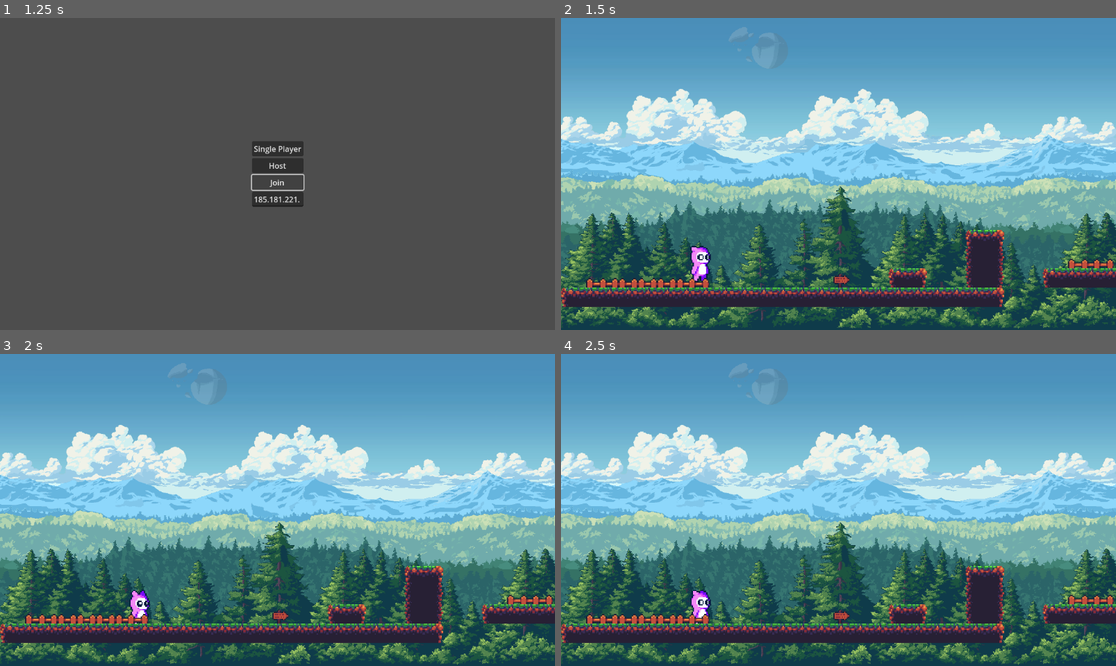
Above: before the commit, frames 1-4 (two rows, left to right).
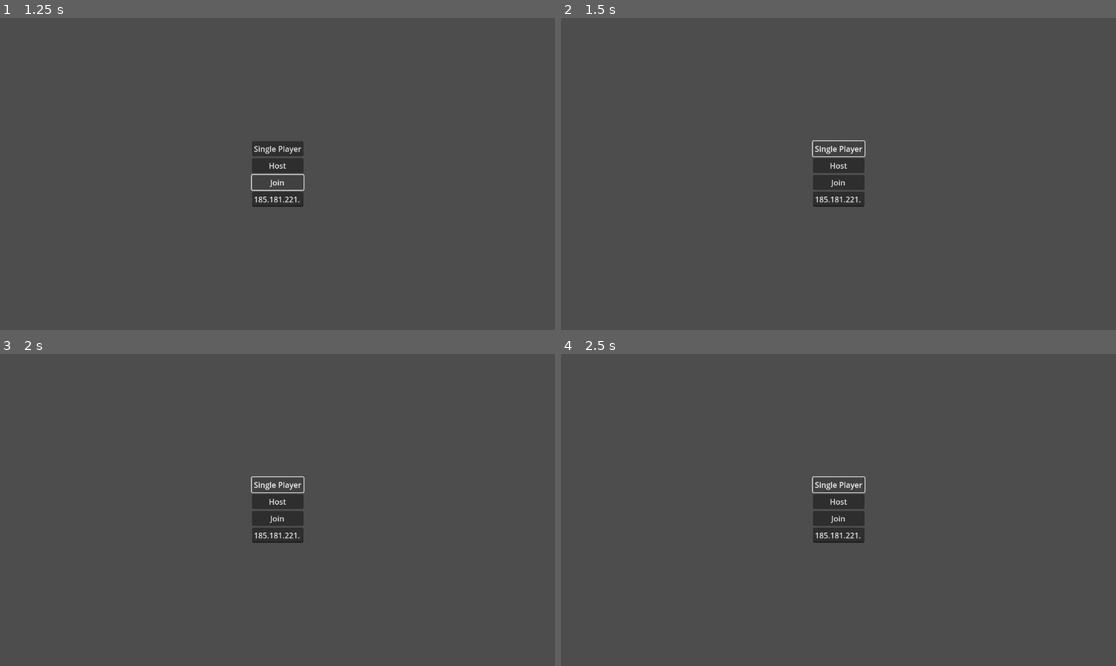
Above: after the commit, the same moments.

Repository: oberthan/Platformer
Game: Godot game, scene res://Scenes/Main.tscn
The game is run twice, just before and just after one commit, with the same random seed, the same clock (stepped at 60 frames per second) and the same inputs.
Inputs (mouse positions are in pixels of both pictures, inside the frame that each line leads up to):
- Up to frame 1 (1.25 s): click "Join" at 0.5 s
- Up to frame 2 (1.5 s): click "Single Player" at 1.25 s
- Up to frame 3 (2 s): no input
- Up to frame 4 (2.5 s): click (838, 485) at 2 s, where only the run after the commit has a clickable "Single Player"

Frame 1 is identical in both runs. In frame 2, 100% of the frame differs, in the area x 0-100%, y 0-100%; in frame 3, 100%; in frame 4, 100%.

Commit message:
Remove port 1221

Diff:
--- a/Platformer/Scripts/network.gd
+++ b/Platformer/Scripts/network.gd
@@ -65,7 +65,7 @@
 		get_tree().change_scene_to_file("res://Scenes/Main.tscn")
 
 func start_client(ip, port):
-	peer.create_client("wss://%s:%d" % [ip, port])
+	peer.create_client("wss://%s" % [ip, port])
 	multiplayer.multiplayer_peer = peer
 
 func get_player_id():
Not shown, changed: Pi/Platformer.pck
Not shown, changed: Web/index.icon.png
Not shown, changed: Web/index.pck
